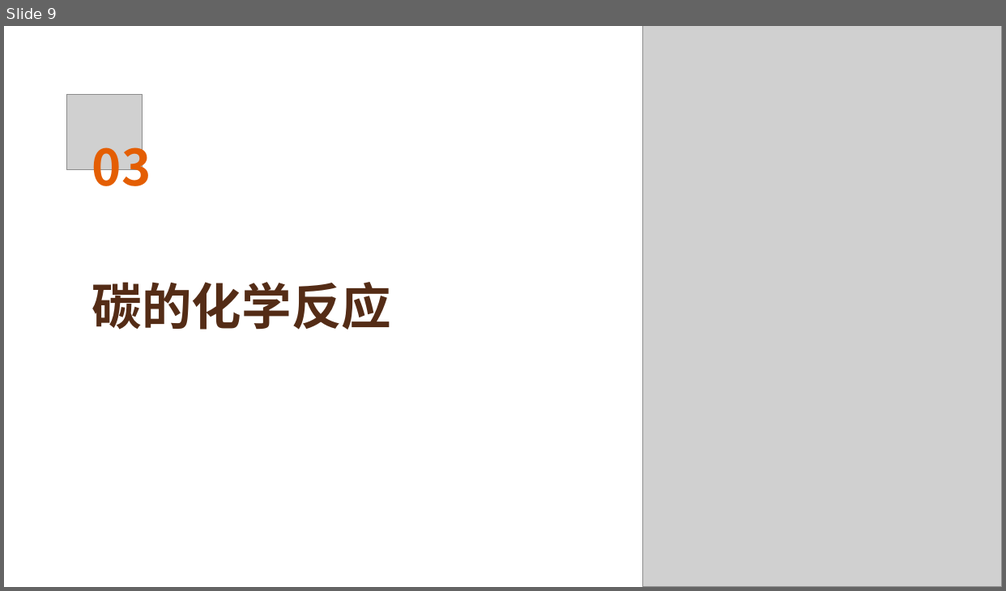
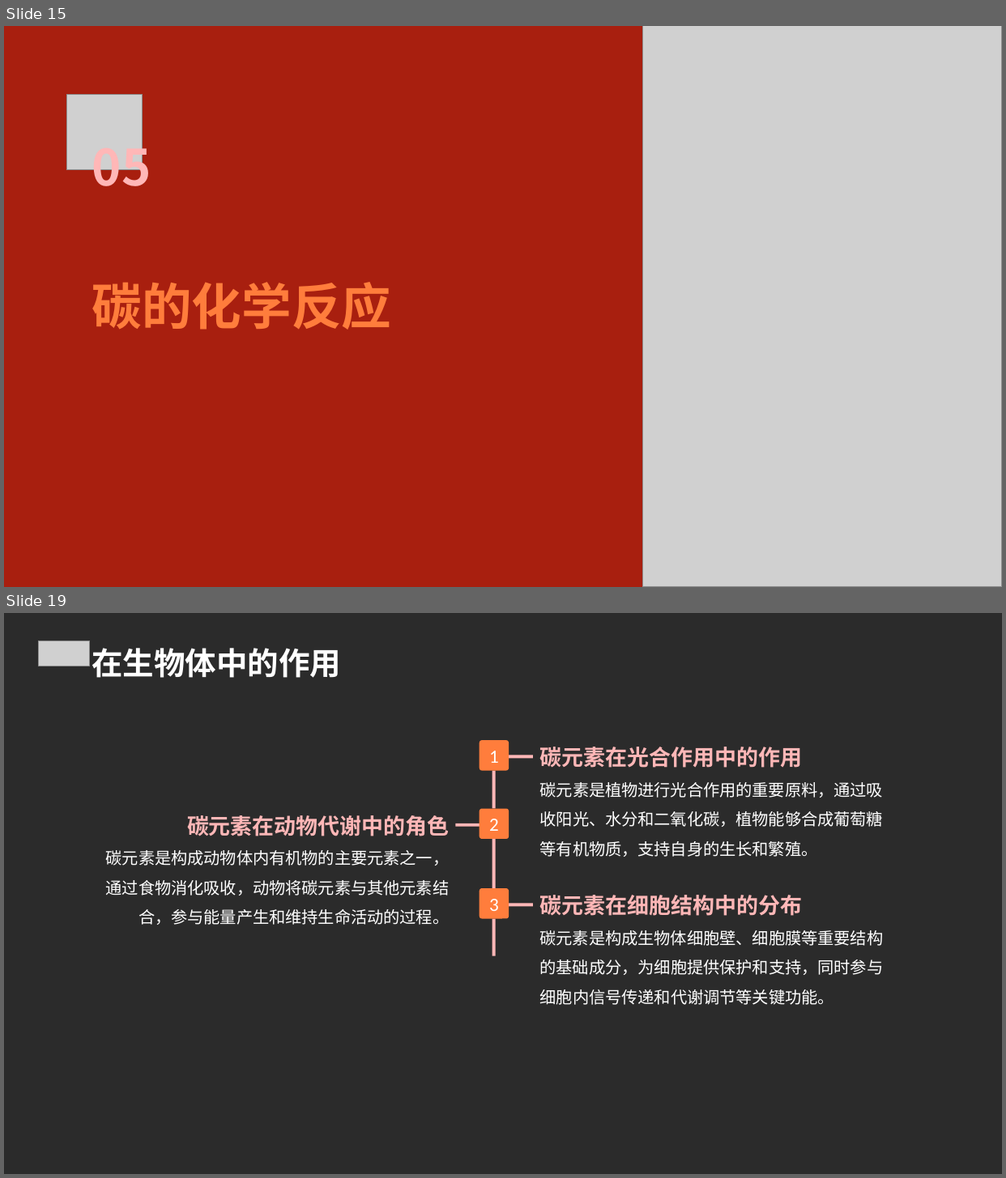
Before and after one commit to FlashLizard/Intelligent_Learning_Platform, a slide deck: src/generate_ppt/generate_ppt/testppt.ppt. Shown one above the other, each under a label of ours: slide 9 before the commit, slides 15 and 19 after it; the slides between them are not shown. The pictures are 1006x591 and 1006x1178 pixels, drawn with LibreOffice and Linux fonts; fonts in the diff are those of the drawing; grey boxes stand for pictures; background and template pictures are left out; a plain dark background stands for a picture behind light text. Boxes give left, top, right and bottom in pixels: in the first picture for what was removed or moved away, otherwise in the second. Text is boxed around its words. In the diff, an @@ line names an element or a change of style, - is before the commit and + after.

```diff
--- a/src/generate_ppt/generate_ppt/testppt.ppt
+++ b/src/generate_ppt/generate_ppt/testppt.ppt
@@ slide 19 added at (4,613,1002,1174), background picture (left out) @@
@@ picture added at (39,641,89,666) @@
@@ text added at (91,648,341,678), 30 pt, text #FFFFFF, bold @@
+在生物体中的作用
@@ rounded rectangle added at (479,740,509,771), fill #FF7D3C, 18 pt, text #FFFFFF @@
+1
@@ rectangle added at (508,756,533,758), fill #FFB7B7 @@
@@ text added at (540,747,884,827), 15.8 pt, text #FFFFFF @@
+碳元素在光合作用中的作用
+碳元素是植物进行光合作用的重要原料，通过吸收阳光、水分和二氧化碳，植物能够合成葡萄糖等有机物质，支持自身的生长和繁殖。
@@ rectangle added at (492,771,495,809), fill #FFB7B7 @@
@@ text added at (106,815,450,925), 15.8 pt, text #FFFFFF @@
+碳元素在动物代谢中的角色
+碳元素是构成动物体内有机物的主要元素之一，通过食物消化吸收，动物将碳元素与其他元素结合，参与能量产生和维持生命活动的过程。
@@ rectangle added at (455,824,481,826), fill #FFB7B7 @@
@@ rounded rectangle added at (479,808,509,839), fill #FF7D3C, 18 pt, text #FFFFFF @@
+2
@@ rectangle added at (492,839,495,888), fill #FFB7B7 @@
@@ rounded rectangle added at (479,888,509,919), fill #FF7D3C, 18 pt, text #FFFFFF @@
+3
@@ rectangle added at (508,904,533,906), fill #FFB7B7 @@
@@ text added at (540,895,884,1005), 15.8 pt, text #FFFFFF @@
+碳元素在细胞结构中的分布
+碳元素是构成生物体细胞壁、细胞膜等重要结构的基础成分，为细胞提供保护和支持，同时参与细胞内信号传递和代谢调节等关键功能。
@@ rectangle added at (492,919,495,956), fill #FFB7B7 @@
@@ what was slide 9 is now slide 15 @@
@@ slide 15 changed as well @@
@@ background #FFFFFF to #A81F0F @@
@@ text at (92,135,151,199): text changed; text colour #E45E03 to #FFB7B7 @@
-03
+05
@@ text "碳的化学反应" at (92,282,392,330): text colour #542C16 to #FF7D3C @@
```
Also in this commit, not shown: 13 other slides changed, 9 other slides added, 1 slide removed, 17 other files.
